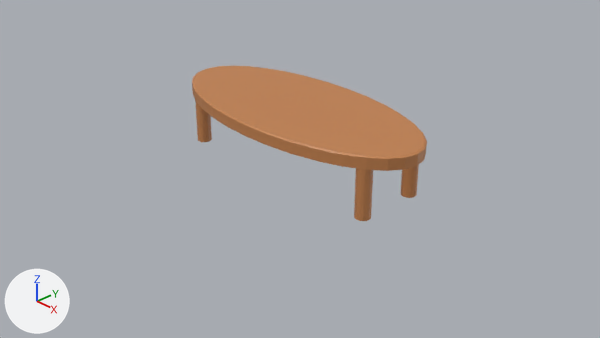
Renders of the Blender file maps/New styles/Dimensional/Andrea/Coffee Table (oval) UV.blend from each side of a commit.
Both versions are drawn from the file's camera 'Camera'. The lights are fixed; the arrows at lower left show +X, +Y and +Z.

In view in the first picture: 'Coffee Table.002'.
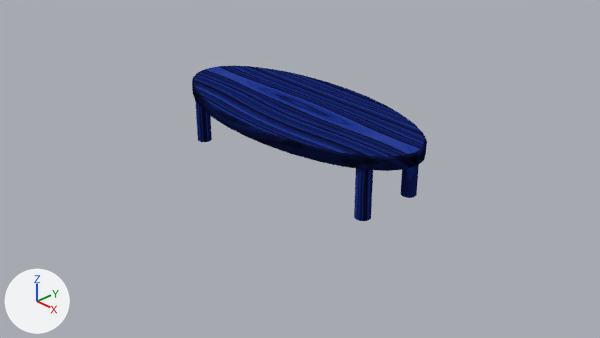
The change, as a diff of the scene's bpy script:
```diff
--- a/maps/New styles/Dimensional/Andrea/Coffee Table (oval) UV.blend.py
+++ b/maps/New styles/Dimensional/Andrea/Coffee Table (oval) UV.blend.py
@@ img_coffee_table__oval__texture_png @@
+img_coffee_table__oval__texture_png = load_image('Coffee Table (oval) Texture.png', 'Coffee Table (oval) Texture.png', 1024, 1024, 'sRGB')
@@ mat_material @@
+mat_material = principled_material('Material')
+mat_material.texture = img_coffee_table__oval__texture_png
+mat_material.specular_ior_level = 0.0
@@ me_plane_013 @@
 me_plane_013.from_pydata(...)  # 288 vertices, 202 faces; spans x -1.99..1.99, y -0.91..0.91, z 0.0..0.86
-me_plane_013.materials.append(mat_medium_wood)  # orange #c4824e
+me_plane_013.materials.append(mat_material)  # picture img_coffee_table__oval__texture_png
```

Where the change shows, as pixel boxes [x1, y1, x2, y2] in the pictures (600 x 338 px):
'Coffee Table.002', recoloured (orange to blue): [192, 66, 427, 221] in both
